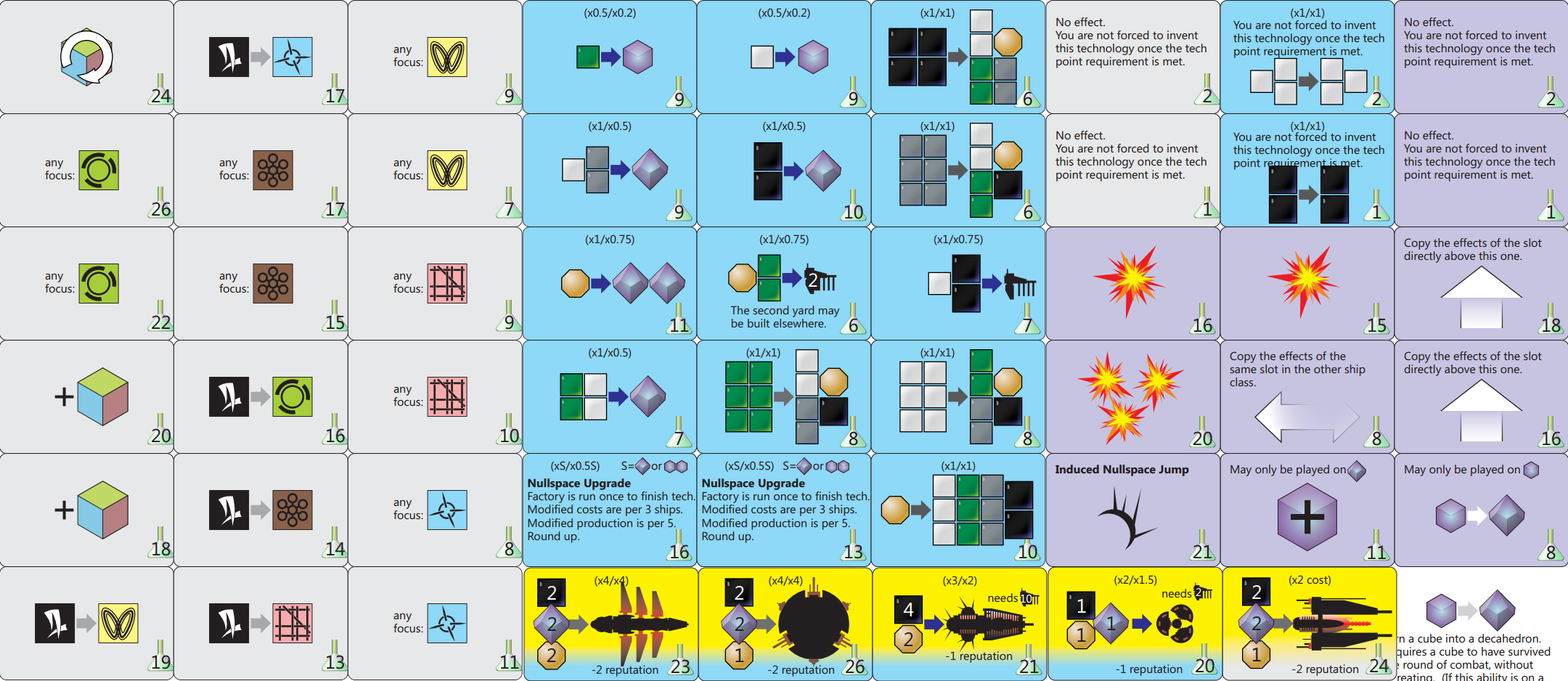
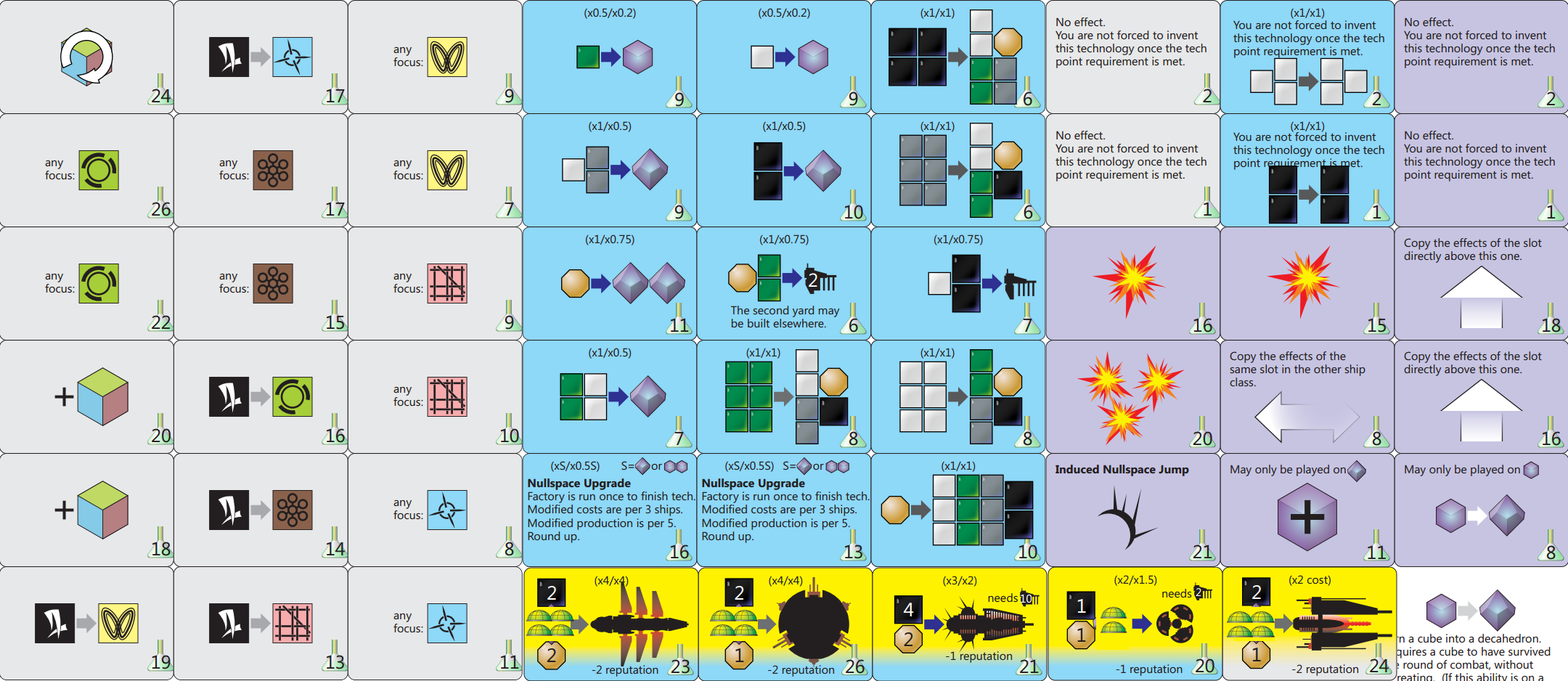
Revision of a layered w=1568, h=681 image; what changed, layer by layer:
added layer "Layer 1 copy 3" above "Layer 1 copy 4" over [left=1100, top=606, right=1134, bottom=634]
added layer "Layer 1 copy 4" above "Layer 1 copy 2" over [left=1226, top=611, right=1275, bottom=638]
added layer "Layer 1 copy 2" above "Layer 1 copy" over [left=709, top=609, right=758, bottom=636]
renamed "Layer 2" to "Layer 1 copy", painted on it over [left=526, top=601, right=1275, bottom=650]
removed layer "Layer 1" over [left=526, top=606, right=758, bottom=641]
added layer "Rectangle 2" above "Rectangle 1 copy 2" over [left=1096, top=601, right=1129, bottom=650]
renamed "techsNewpng_Page1" to "Rectangle 1 copy 2", moved it above "Rectangle 1 copy", painted on it, masked it over [left=1096, top=601, right=1275, bottom=650]
renamed "Layer 0" to "Rectangle 1 copy", painted on it, masked it over [left=526, top=606, right=758, bottom=641]
renamed "techsFactorypng_Page2" to "Rectangle 1", painted on it, masked it over [left=526, top=606, right=758, bottom=641]
added layer "Layer 0" over [left=526, top=601, right=1275, bottom=650]
